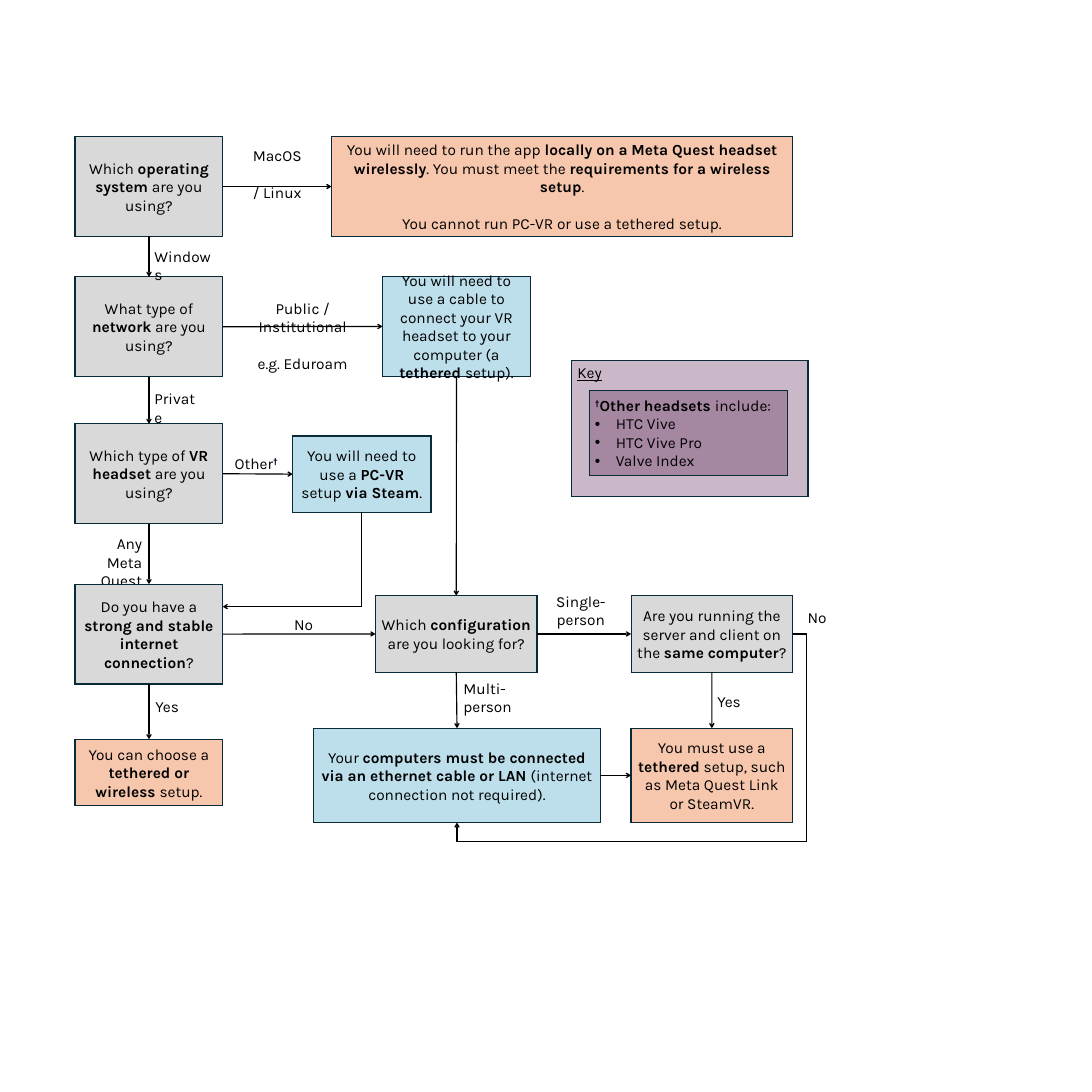
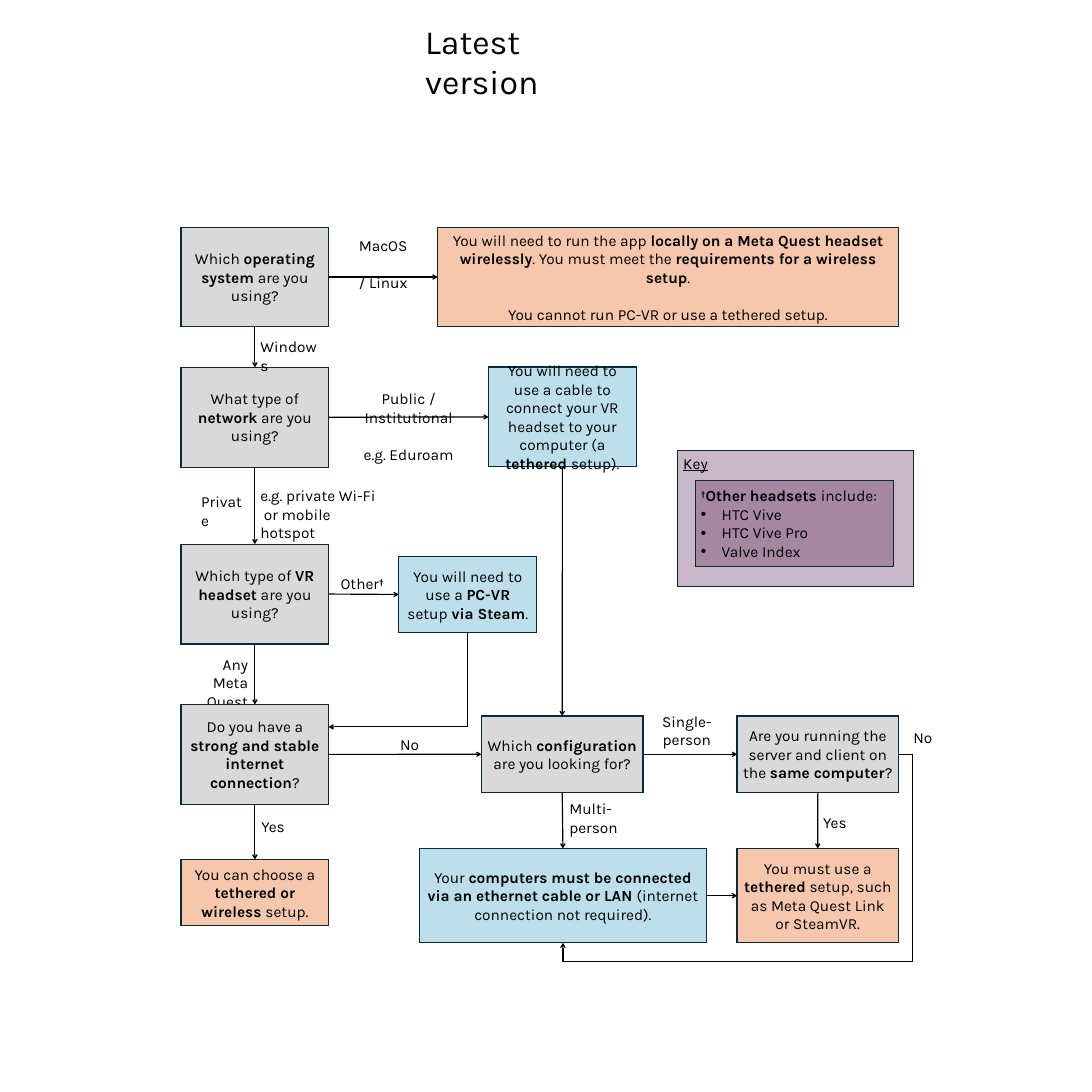
Before and after one commit to IRL2/nanover-docs, a slide deck: slide 1 of source/assets/flow-chart.pptx. Drawn at 1092x1092 pixels with LibreOffice and Linux fonts; fonts in the diff are those of the drawing. Boxes give left, top, right and bottom in pixels: in the first picture for what was removed or moved away, otherwise in the second. Text is boxed around its words. In the diff, an @@ line names an element or a change of style, - is before the commit and + after.

Commit message:
Add option to use mobile hotspot instead of Eduroam (#176)
* Add mobile hotspot as option to flow diagram

Modified the flow diagram for "choosing your iMD-VR setup" to specify that private networks include both private Wi-Fi and mobile hotspots. This change is reflected in the png image and the powerpoint source file. Also added headings to the powerpoint to make it clear what is on each page.

* Add URL to NanoVer-iMD-VR tutorial page

Add hyperlink to nanover-imd-vr github page.

* Clarify use of mobile hotspot for wireless setup

Add clarification to the "requirements for a wireless setup" that you may use a mobile hotspot.

```diff
--- a/source/assets/flow-chart.pptx
+++ b/source/assets/flow-chart.pptx
@@ text added at (425,32,538,95), 44 pt, text #000000 @@
+Latest version
@@ 6 rectangles, 3 texts, 3 arrows: place and size @@
-6 rectangles, 3 texts, 3 arrows at (75,136,808,496)
+6 rectangles, 3 texts, 3 arrows at (181,227,914,587)
@@ arrow moved from (149, 377) - (149, 424) to (255, 467) - (255, 544) @@
@@ text added at (260,451,386,542), 20 pt, text #000000 @@
+e.g. private Wi-Fi
+or mobile hotspot
@@ arrow moved from (456, 376) - (456, 596) to (562, 467) - (562, 716) @@
@@ text "Private" rewrapped from (149,387,206,411) to (286,490,335,505) @@
@@ 8 texts, 8 rectangles, 8 arrows, 2 elbow arrows: place and size @@
-8 texts, 8 rectangles, 8 arrows, 2 elbow arrows at (75,424,827,841)
+8 texts, 8 rectangles, 8 arrows, 2 elbow arrows at (181,544,932,962)
```
Also in this commit, not shown: 2 other slides changed, 2 other files.
